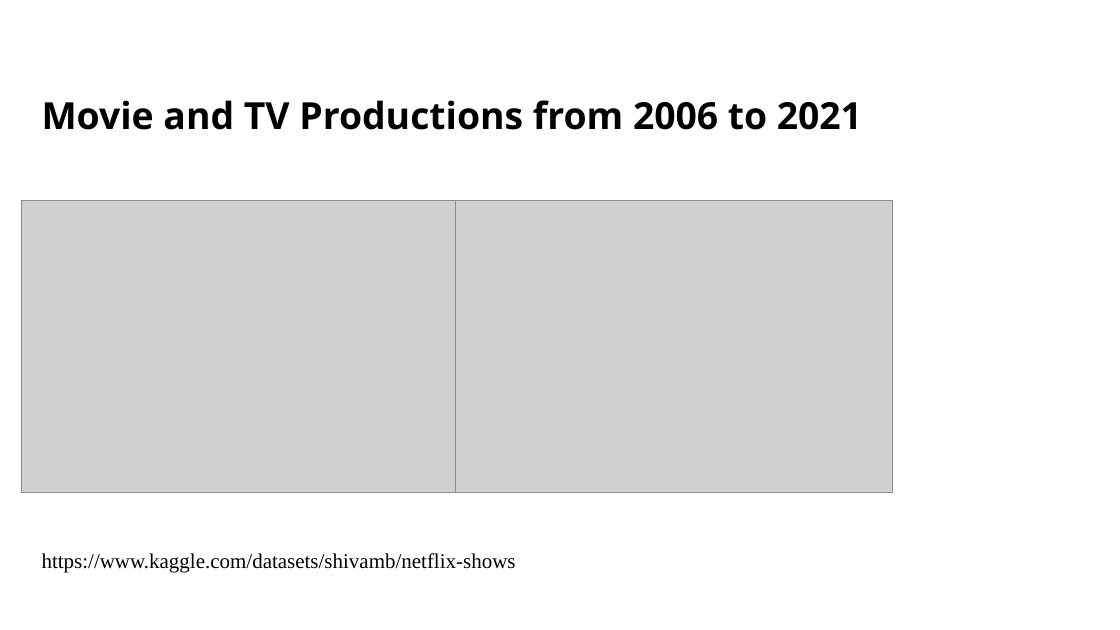
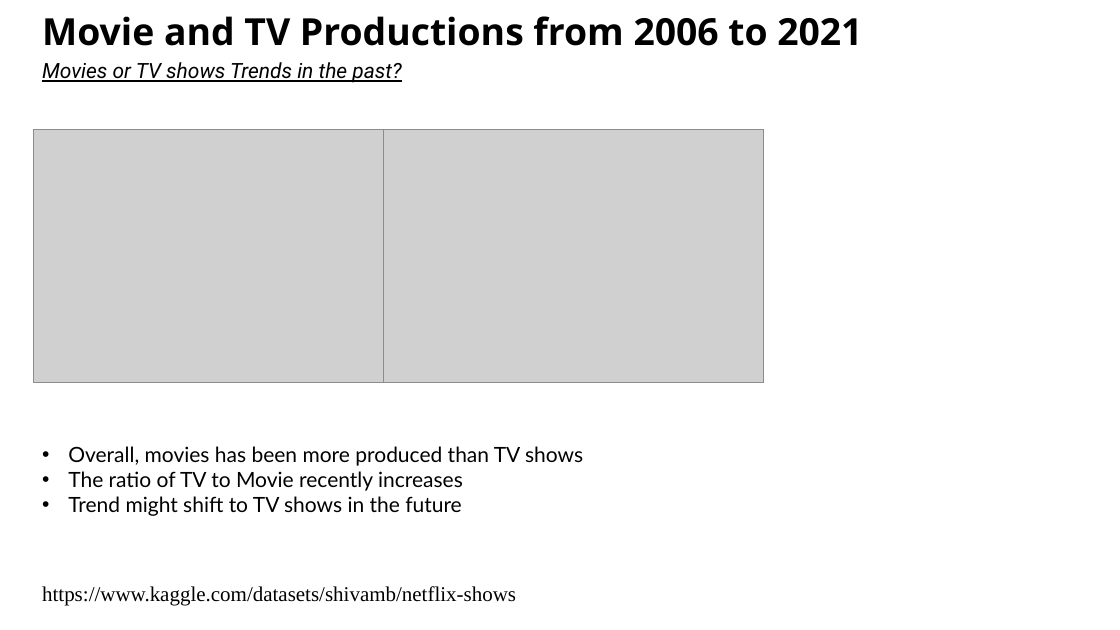
Before and after one commit to Costilrt/The-First-Project, a slide deck: slide 3 of TeamProjectPPT.pptx. Drawn at 1120x630 pixels with LibreOffice and Linux fonts; fonts in the diff are those of the drawing; grey boxes stand for pictures; background and template pictures are left out. Boxes give left, top, right and bottom in pixels: in the first picture for what was removed or moved away, otherwise in the second. Text is boxed around its words. In the diff, an @@ line names an element or a change of style, - is before the commit and + after.

Commit message:
PPT updated

```diff
--- a/TeamProjectPPT.pptx
+++ b/TeamProjectPPT.pptx
@@ text "Movie and TV Productions from ...": place and size @@
-text "Movie and TV Productions from ..." at (42,100,862,130)
+text "Movie and TV Productions from ..." at (42,16,862,46)
@@ text added at (42,62,401,83), 18 pt, text #000000, italic, underline @@
+Movies or TV shows Trends in the past?
@@ picture: place and size @@
-picture at (21,201,459,492)
+picture at (34,129,413,382)
@@ picture: place and size @@
-picture at (455,201,893,492)
+picture at (384,129,764,382)
@@ text added at (68,446,583,516), 18 pt, text #000000 @@
+• Overall, movies has been more produced than TV shows
+• The ratio of TV to Movie recently increases
+• Trend might shift to TV shows in the future
@@ text "https://www.kaggle.com/datasets/shivamb/netflix-shows": place and size @@
-text "https://www.kaggle.com/datasets/shivamb/netflix-shows" at (42,553,516,572)
+text "https://www.kaggle.com/datasets/shivamb/netflix-shows" at (42,586,516,606)
```
Also in this commit, not shown: 2 other slides changed, 12 slides added, 1 slide removed.
